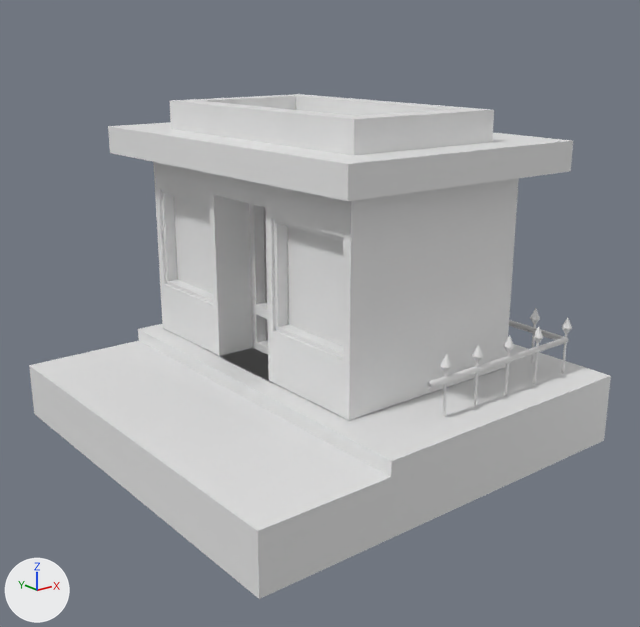
The Blender file model/cafe.blend: old version first, new version second.
Rendered twice from a camera (50 mm lens) standing at (-9.88, -12.68, 7.36) and looking at (-0.02, -0.36, 2.43). Lighting does not change. The marker at lower left points along +X, +Y and +Z.
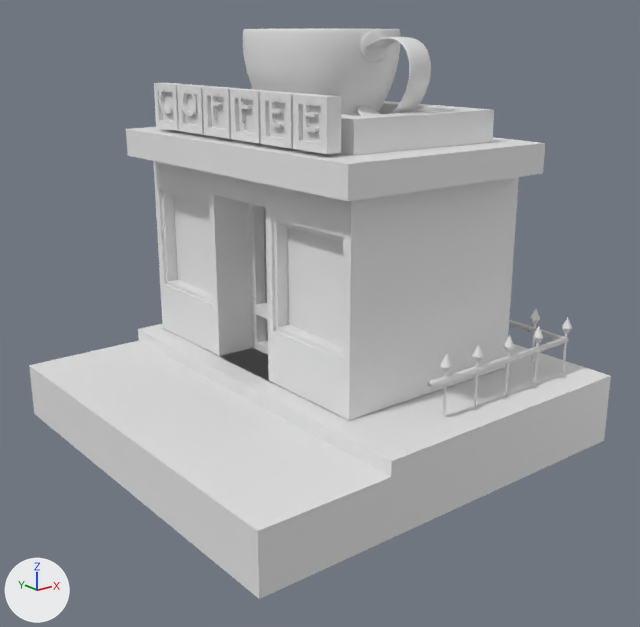
Commit message: Add decorate

Location of each change, (x1, y1, x2, y2) in pixels of the pictures (640 x 627 px):
'Plane.005', reshaped (10% narrower, 6% shorter)
    before: (108, 122, 573, 201)
    after: (126, 127, 545, 201)
'Circle', added
    after: (243, 29, 400, 116)
'Plane.015', added
    after: (293, 94, 342, 154)
'Circle.001', added
    after: (357, 37, 431, 116)
'Plane.014', added
    after: (260, 91, 305, 149)
'Plane.013', added
    after: (230, 89, 268, 143)
'Plane.012', added
    after: (202, 86, 242, 139)
'Plane.011', added
    after: (177, 84, 214, 135)
'Plane.003', added
    after: (154, 83, 188, 131)
'Text.005', added
    after: (303, 98, 319, 132)
'Text.004', added
    after: (269, 95, 284, 127)
'Text.001', added
    after: (181, 88, 198, 116)
'Text.003', added
    after: (238, 92, 252, 123)
'Text.002', added
    after: (210, 90, 223, 119)
'Text', added
    after: (158, 86, 173, 113)

The change, as a list of edits to the scene's bpy script:
```text
Change me_plane_007:
    where me_plane_007.from_pydata(...)  # 8 vertices, 6 faces; spans x -1.79..3.4, y -3.17..4.3, z 5.08..5.62
    me_plane_007 part 1
    me_plane_007.vertices[0].co: (-1.79, 4.3, 5.08) -> (-1.73, 3.65, 5.09)  # pixel (109, 152) -> pixel (127, 155)
    me_plane_007.vertices[2].co: (3.4, -3.17, 5.08) -> (2.77, -3.06, 5.09)  # pixel (570, 171) -> pixel (543, 173)
    me_plane_007.vertices[3].co: (3.22, 4.13, 5.08) -> (2.76, 3.65, 5.09)
    me_plane_007.vertices[4].co: (-1.79, 4.3, 5.62) -> (-1.73, 3.65, 5.61)  # pixel (108, 126) -> pixel (125, 128)
    me_plane_007.vertices[6].co: (3.4, -3.17, 5.62) -> (2.77, -3.06, 5.61)  # pixel (573, 140) -> pixel (545, 143)
    me_plane_007.vertices[7].co: (3.22, 4.13, 5.62) -> (2.76, 3.65, 5.61)
Add txt_text_001:
    txt_text_001 = bpy.data.curves.new('Text.001', 'FONT')
    txt_text_001.body = 'E'
    txt_text_001.extrude = 0.06
    txt_text_001.align_x = 'CENTER'
    txt_text_001.align_y = 'CENTER'
Add txt_text_002:
    txt_text_002 = bpy.data.curves.new('Text.002', 'FONT')
    txt_text_002.body = 'E'
    txt_text_002.extrude = 0.06
    txt_text_002.align_x = 'CENTER'
    txt_text_002.align_y = 'CENTER'
Add txt_text_003:
    txt_text_003 = bpy.data.curves.new('Text.003', 'FONT')
    txt_text_003.body = 'F'
    txt_text_003.extrude = 0.06
    txt_text_003.align_x = 'CENTER'
    txt_text_003.align_y = 'CENTER'
Add txt_text_004:
    txt_text_004 = bpy.data.curves.new('Text.004', 'FONT')
    txt_text_004.body = 'F'
    txt_text_004.extrude = 0.06
    txt_text_004.align_x = 'CENTER'
    txt_text_004.align_y = 'CENTER'
Add txt_text_005:
    txt_text_005 = bpy.data.curves.new('Text.005', 'FONT')
    txt_text_005.body = 'O'
    txt_text_005.extrude = 0.06
    txt_text_005.align_x = 'CENTER'
    txt_text_005.align_y = 'CENTER'
Add txt_text:
    txt_text = bpy.data.curves.new('Text', 'FONT')
    txt_text.body = 'C'
    txt_text.extrude = 0.06
    txt_text.align_x = 'CENTER'
    txt_text.align_y = 'CENTER'
Add ob_circle:
    ob_circle = bpy.data.objects.new('Circle', me_circle)  # 52 vertices, 38 faces; spans x -1.37..1.37, y -1.37..1.37, z 0.0..1.8; modifiers SOLIDIFY, SUBSURF
    ob_circle.parent = ob_circle_001
    ob_circle.location = (0.552, 0.317, 5.61)
Add ob_circle_001:
    ob_circle_001 = bpy.data.objects.new('Circle.001', me_circle_001)  # 16 vertices, 7 faces; spans x -0.242..0.284, y -2.389..-1.008, z 0.29..1.662; modifiers SOLIDIFY, SUBSURF
    ob_circle_001.location = (0.55, 0.32, 5.61)
    ob_circle_001.scale = (1.05, 1.05, 1.05)
Add ob_plane_003:
    ob_plane_003 = bpy.data.objects.new('Plane.003', me_plane)  # 16 vertices, 14 faces; spans x -0.484..0.484, y -0.484..0.484, z 0.0..0.329
    ob_plane_003.location = (-1.42, 2.56, 6.09)
    ob_plane_003.rotation_euler = (0.0, 1.572, 0.0)  # degrees (0, 90, 0)
    ob_plane_003.scale = (0.859, 0.859, 0.859)
Add ob_plane_011:
    ob_plane_011 = bpy.data.objects.new('Plane.011', me_plane)  # 16 vertices, 14 faces; spans x -0.484..0.484, y -0.484..0.484, z 0.0..0.329
    ob_plane_011.location = (-1.42, 1.68, 6.09)
    ob_plane_011.rotation_euler = (0.0, 1.572, 0.0)  # degrees (0, 90, 0)
    ob_plane_011.scale = (0.859, 0.859, 0.859)
Add ob_plane_012:
    ob_plane_012 = bpy.data.objects.new('Plane.012', me_plane)  # 16 vertices, 14 faces; spans x -0.484..0.484, y -0.484..0.484, z 0.0..0.329
    ob_plane_012.location = (-1.42, 0.79, 6.09)
    ob_plane_012.rotation_euler = (0.0, 1.572, 0.0)  # degrees (0, 90, 0)
    ob_plane_012.scale = (0.859, 0.859, 0.859)
Add ob_plane_013:
    ob_plane_013 = bpy.data.objects.new('Plane.013', me_plane)  # 16 vertices, 14 faces; spans x -0.484..0.484, y -0.484..0.484, z 0.0..0.329
    ob_plane_013.location = (-1.42, -0.09, 6.09)
    ob_plane_013.rotation_euler = (0.0, 1.572, 0.0)  # degrees (0, 90, 0)
    ob_plane_013.scale = (0.859, 0.859, 0.859)
Add ob_plane_014:
    ob_plane_014 = bpy.data.objects.new('Plane.014', me_plane)  # 16 vertices, 14 faces; spans x -0.484..0.484, y -0.484..0.484, z 0.0..0.329
    ob_plane_014.location = (-1.42, -0.97, 6.09)
    ob_plane_014.rotation_euler = (0.0, 1.572, 0.0)  # degrees (0, 90, 0)
    ob_plane_014.scale = (0.859, 0.859, 0.859)
Add ob_plane_015:
    ob_plane_015 = bpy.data.objects.new('Plane.015', me_plane)  # 16 vertices, 14 faces; spans x -0.484..0.484, y -0.484..0.484, z 0.0..0.329
    ob_plane_015.location = (-1.42, -1.85, 6.09)
    ob_plane_015.rotation_euler = (0.0, 1.572, 0.0)  # degrees (0, 90, 0)
    ob_plane_015.scale = (0.859, 0.859, 0.859)
Add ob_text_005:
    ob_text_005 = bpy.data.objects.new('Text.005', txt_text_001)
    ob_text_005.parent = ob_plane_015
    ob_text_005.location = (-1.373, 2.751, 5.609)
    ob_text_005.rotation_euler = (4.715, -3.13, -4.711)  # degrees (270, -179, -270)
    ob_text_005.scale = (0.896, 0.896, 0.896)
Add ob_text_004:
    ob_text_004 = bpy.data.objects.new('Text.004', txt_text_002)
    ob_text_004.parent = ob_plane_014
    ob_text_004.location = (-1.373, 2.751, 5.609)
    ob_text_004.rotation_euler = (4.715, -3.13, -4.711)  # degrees (270, -179, -270)
    ob_text_004.scale = (0.896, 0.896, 0.896)
Add ob_text_003:
    ob_text_003 = bpy.data.objects.new('Text.003', txt_text_003)
    ob_text_003.parent = ob_plane_013
    ob_text_003.location = (-1.373, 2.751, 5.609)
    ob_text_003.rotation_euler = (4.715, -3.13, -4.711)  # degrees (270, -179, -270)
    ob_text_003.scale = (0.896, 0.896, 0.896)
Add ob_text_002:
    ob_text_002 = bpy.data.objects.new('Text.002', txt_text_004)
    ob_text_002.parent = ob_plane_012
    ob_text_002.location = (-1.373, 2.751, 5.609)
    ob_text_002.rotation_euler = (4.715, -3.13, -4.711)  # degrees (270, -179, -270)
    ob_text_002.scale = (0.896, 0.896, 0.896)
Add ob_text_001:
    ob_text_001 = bpy.data.objects.new('Text.001', txt_text_005)
    ob_text_001.parent = ob_plane_011
    ob_text_001.location = (-1.373, 2.751, 5.609)
    ob_text_001.rotation_euler = (4.715, -3.13, -4.711)  # degrees (270, -179, -270)
    ob_text_001.scale = (0.896, 0.896, 0.896)
Add ob_text:
    ob_text = bpy.data.objects.new('Text', txt_text)
    ob_text.parent = ob_plane_003
    ob_text.location = (-1.373, 2.751, 5.609)
    ob_text.rotation_euler = (4.715, -3.13, -4.711)  # degrees (270, -179, -270)
    ob_text.scale = (0.896, 0.896, 0.896)
```
